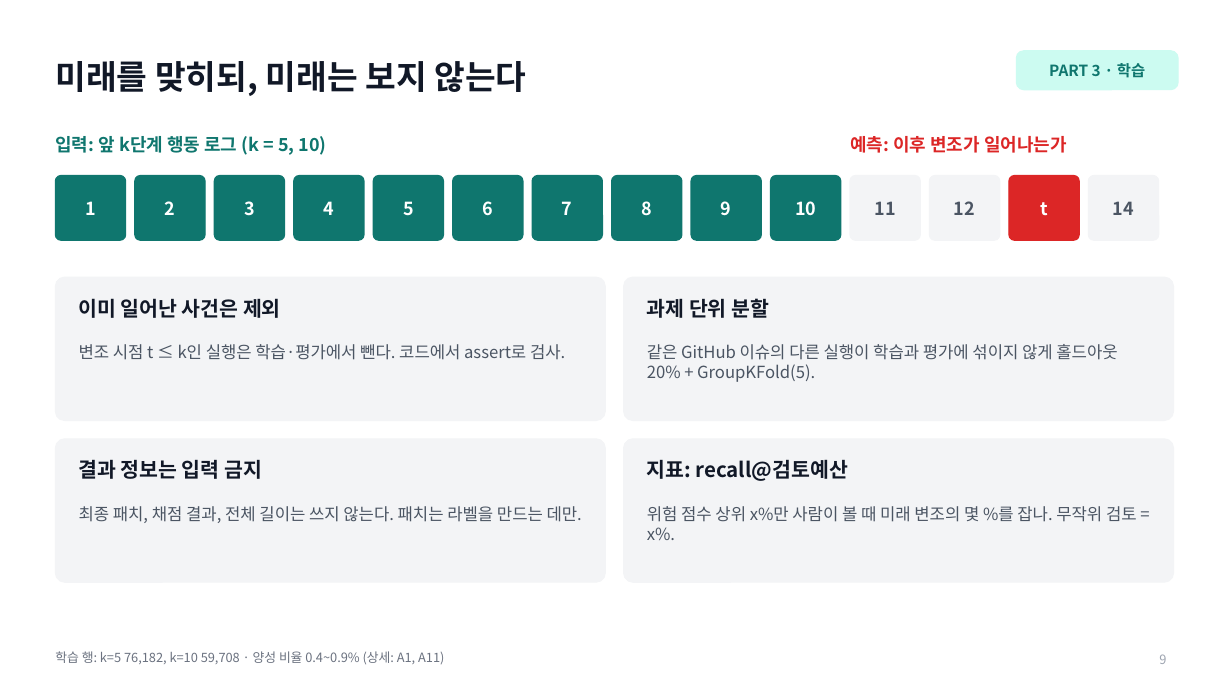
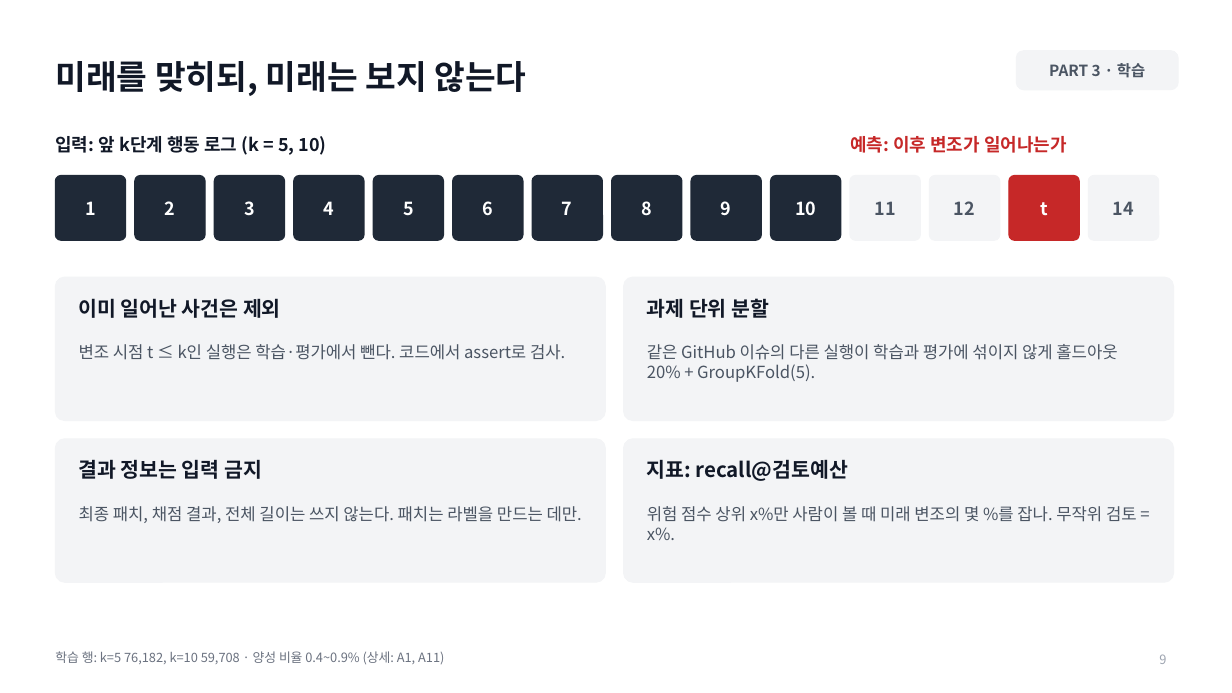
Before and after one commit to jeonbinggu/bigdata-agent-failure-prediction, a slide deck: slide 9 of slides/27팀_발표.pptx. Drawn at 1232x693 pixels with LibreOffice and Linux fonts; fonts in the diff are those of the drawing. Boxes give left, top, right and bottom in pixels: in the first picture for what was removed or moved away, otherwise in the second. Text is boxed around its words. In the diff, an @@ line names an element or a change of style, - is before the commit and + after.

```diff
--- a/slides/27팀_발표.pptx
+++ b/slides/27팀_발표.pptx
@@ text "PART 3 · 학습" at [1049, 63, 1145, 78]: text colour #0F766E to #4B5563 @@
@@ rounded rectangle at [1017, 51, 1178, 90]: fill #CCFBF1 to #F3F4F6; outline #CCFBF1 1 pt to #F3F4F6 1 pt @@
@@ text "입력: 앞 k단계 행동 로그 ..." at [55, 136, 327, 155]: text colour #0F766E to #111827 @@
@@ text "예측: 이후 변조가 일어나는가" at [850, 136, 1067, 153]: text colour #DC2626 to #C62828 @@
@@ fill #0F766E to #1F2937; outline #0F766E 1 pt to #1F2937 1 pt in 10 elements at [55, 176, 126, 240], [135, 176, 205, 240], [214, 176, 285, 240], [294, 176, 364, 240], [373, 176, 444, 240], [453, 176, 523, 240], [532, 176, 603, 240], [612, 176, 682, 240], [691, 176, 762, 240], [771, 176, 841, 240] @@
@@ rounded rectangle at [1009, 176, 1080, 240]: fill #DC2626 to #C62828; outline #DC2626 1 pt to #C62828 1 pt @@
```
Also in this commit, not shown: 30 other slides changed, 4 other files.
